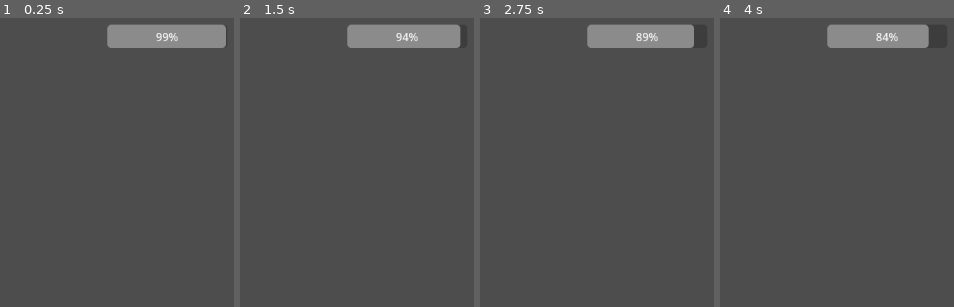
Above: before the commit, frames 1-4 (left to right).
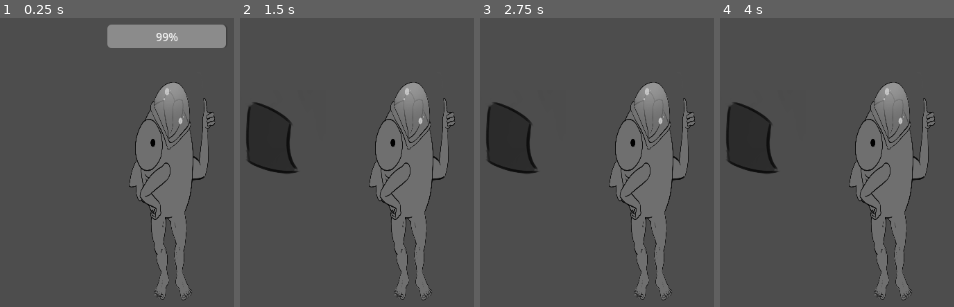
Above: after the commit, the same moments.

Repository: jolyne-mangeot/JamAcademy2026
Game: Godot game, scene res://Client.tscn
The game is run twice, just before and just after one commit, with the same random seed, the same clock (stepped at 60 frames per second) and the same inputs. This scene is started directly instead of the project's main scene.
Inputs (mouse positions are in pixels of both pictures, inside the frame that each line leads up to):
- Up to frame 1 (0.25 s): no input
- Up to frame 2 (1.5 s): click (410, 188) at 0.52 s; click (410, 188) at 1.27 s
- Up to frame 3 (2.75 s): click (650, 188) at 2.02 s
- Up to frame 4 (4 s): tap Enter at 2.75 s; move the mouse to (outside the picture) at 2.77 s; click (outside the picture) at 2.92 s; tap Space at 3.5 s; drag from (outside the picture) to (825, 191) at 3.52 s

The runs differ from the first frame. In frame 1, 12% of the frame differs, in the area x 55-92%, y 22-98%; in frame 2, 20%, in the area x 2-95%, y 2-98%; in frame 3, 19%; in frame 4, 19%.

Commit message:
push client time

Diff:
--- a/pression-sous-pression/Client.tscn
+++ b/pression-sous-pression/Client.tscn
@@ -2,6 +2,27 @@
 
 [ext_resource type="Script" uid="uid://dkp4gb7ofgcer" path="res://node_2d.gd" id="1_dsyj5"]
 [ext_resource type="Script" uid="uid://b6lyx1x5po76s" path="res://command.gd" id="2_5jl23"]
+[ext_resource type="Texture2D" uid="uid://cl3ed03lipjye" path="res://Assets/Drive/Barman.png" id="3_vjkiq"]
+
+[sub_resource type="StyleBoxEmpty" id="StyleBoxEmpty_vjkiq"]
+
+[sub_resource type="StyleBoxEmpty" id="StyleBoxEmpty_xoegg"]
+
+[sub_resource type="StyleBoxEmpty" id="StyleBoxEmpty_gx7ox"]
+
+[sub_resource type="GDScript" id="GDScript_vjkiq"]
+script/source = "extends Button
+
+
+# Called when the node enters the scene tree for the first time.
+func _ready() -> void:
+	pass # Replace with function body.
+
+
+# Called every frame. 'delta' is the elapsed time since the previous frame.
+func _process(delta: float) -> void:
+	pass
+"
 
 [node name="Node2D" type="Node2D" unique_id=368458069]
 position = Vector2(486, 199)
@@ -16,7 +37,31 @@
 offset_right = 208.0
 offset_bottom = 48.0
 
-[node name="Command" type="Node2D" parent="." unique_id=1391161649]
+[node name="orders" type="Node2D" parent="." unique_id=1391161649]
 script = ExtResource("2_5jl23")
 
+[node name="Client_texture" type="TextureRect" parent="." unique_id=194036211]
+offset_left = 22.0
+offset_top = 82.0
+offset_right = 223.0
+offset_bottom = 415.0
+texture = ExtResource("3_vjkiq")
+expand_mode = 1
+
+[node name="Client_get_orders" type="Button" parent="Client_texture" unique_id=63892538]
+layout_mode = 0
+offset_left = 36.0
+offset_top = 3.0
+offset_right = 170.0
+offset_bottom = 334.0
+theme_override_colors/font_hover_pressed_color = Color(1, 1, 1, 1)
+theme_override_colors/font_disabled_color = Color(1, 1, 1, 0.5019608)
+theme_override_colors/font_outline_color = Color(1, 1, 1, 1)
+theme_override_colors/icon_disabled_color = Color(1, 1, 1, 1)
+theme_override_styles/normal = SubResource("StyleBoxEmpty_vjkiq")
+theme_override_styles/pressed = SubResource("StyleBoxEmpty_xoegg")
+theme_override_styles/hover = SubResource("StyleBoxEmpty_gx7ox")
+script = SubResource("GDScript_vjkiq")
+
 [connection signal="timeout" from="Timer_leaving" to="." method="_on_timer_timeout"]
+[connection signal="pressed" from="Client_texture/Client_get_orders" to="." method="_on_button_pressed"]
--- /dev/null
+++ b/pression-sous-pression/Orders.tscn
@@ -0,0 +1,13 @@
+[gd_scene format=3 uid="uid://c7nilg33fkkli"]
+
+[ext_resource type="Texture2D" uid="uid://fknyb55rae4m" path="res://Assets/Drive/HookSheet.png" id="1_tabbh"]
+
+[node name="Node2D" type="Node2D" unique_id=514450677]
+
+[node name="TextureRect" type="TextureRect" parent="." unique_id=789439060]
+offset_left = 337.0
+offset_top = 308.0
+offset_right = 489.0
+offset_bottom = 438.0
+texture = ExtResource("1_tabbh")
+expand_mode = 2
--- a/pression-sous-pression/command.gd
+++ b/pression-sous-pression/command.gd
@@ -13,7 +13,7 @@
 
 func _ready() -> void:
 	RNG.randomize()
-	num_orders = get_random_int(0,9)
+	num_orders = get_random_int(1,9)
 	print(num_orders)
 	types = list_types.pick_random()
 	print(types)
--- a/pression-sous-pression/node_2d.gd
+++ b/pression-sous-pression/node_2d.gd
@@ -5,6 +5,8 @@
 @export var wait_time: float = 25.0
 
 @onready var timer: Timer = $Timer_leaving
+
+@onready var orders_scene = preload("res://Orders.tscn")
 
 var time_left: float = wait_time
 
@@ -28,3 +30,17 @@
 func _on_timer_timeout() -> void:
 	print("Time stop")
 	queue_free()
+
+func spawn_orders() -> void:
+	var orders = orders_scene.instantiate()
+	get_tree().root.add_child(orders)
+	orders.global_position = Vector2(0,0)
+
+func _on_button_pressed() -> void:
+	if timer.is_stopped():
+		return
+	else:
+		spawn_orders()
+		timer.stop()
+		timer_bar.free()
+		print("Buttom")
